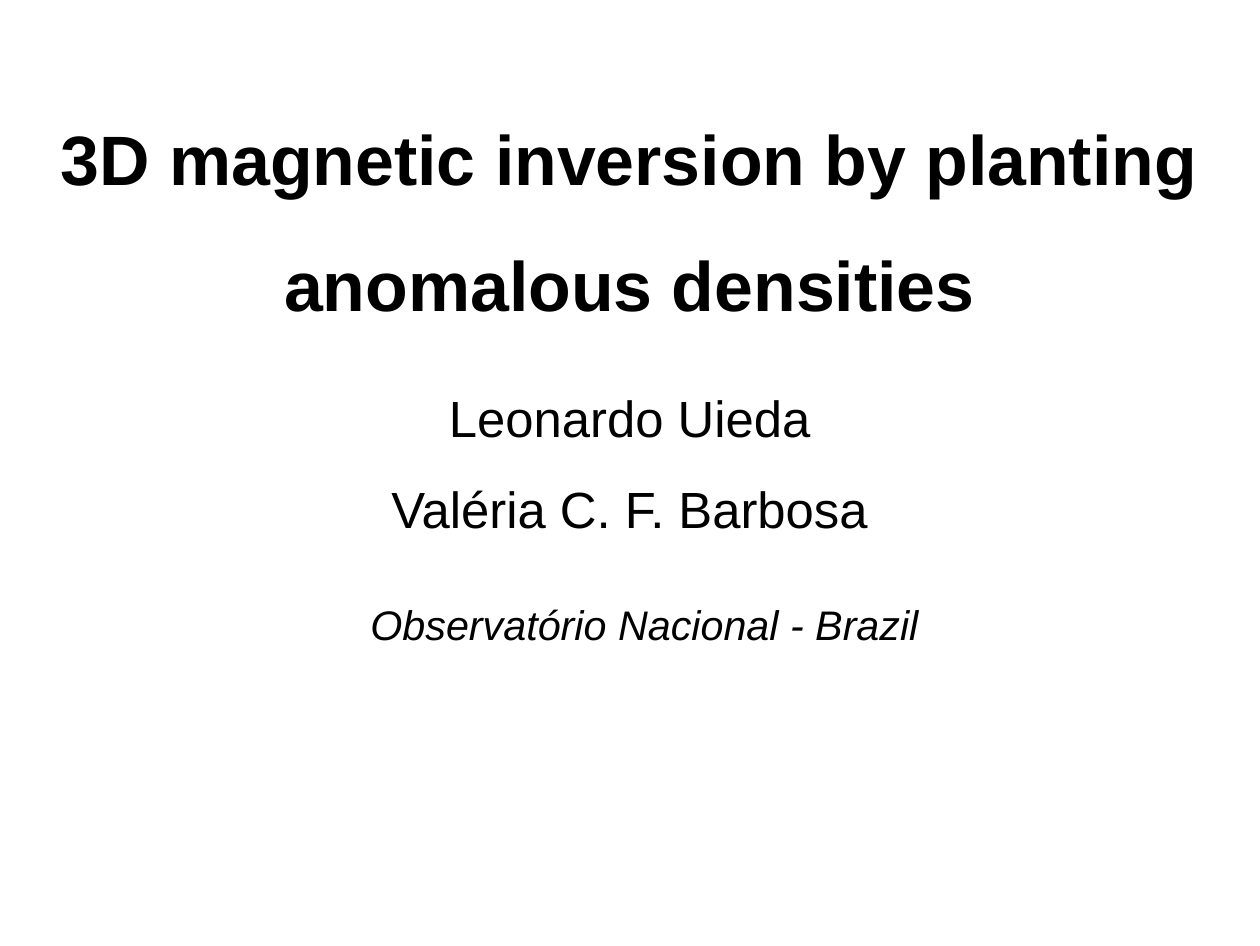
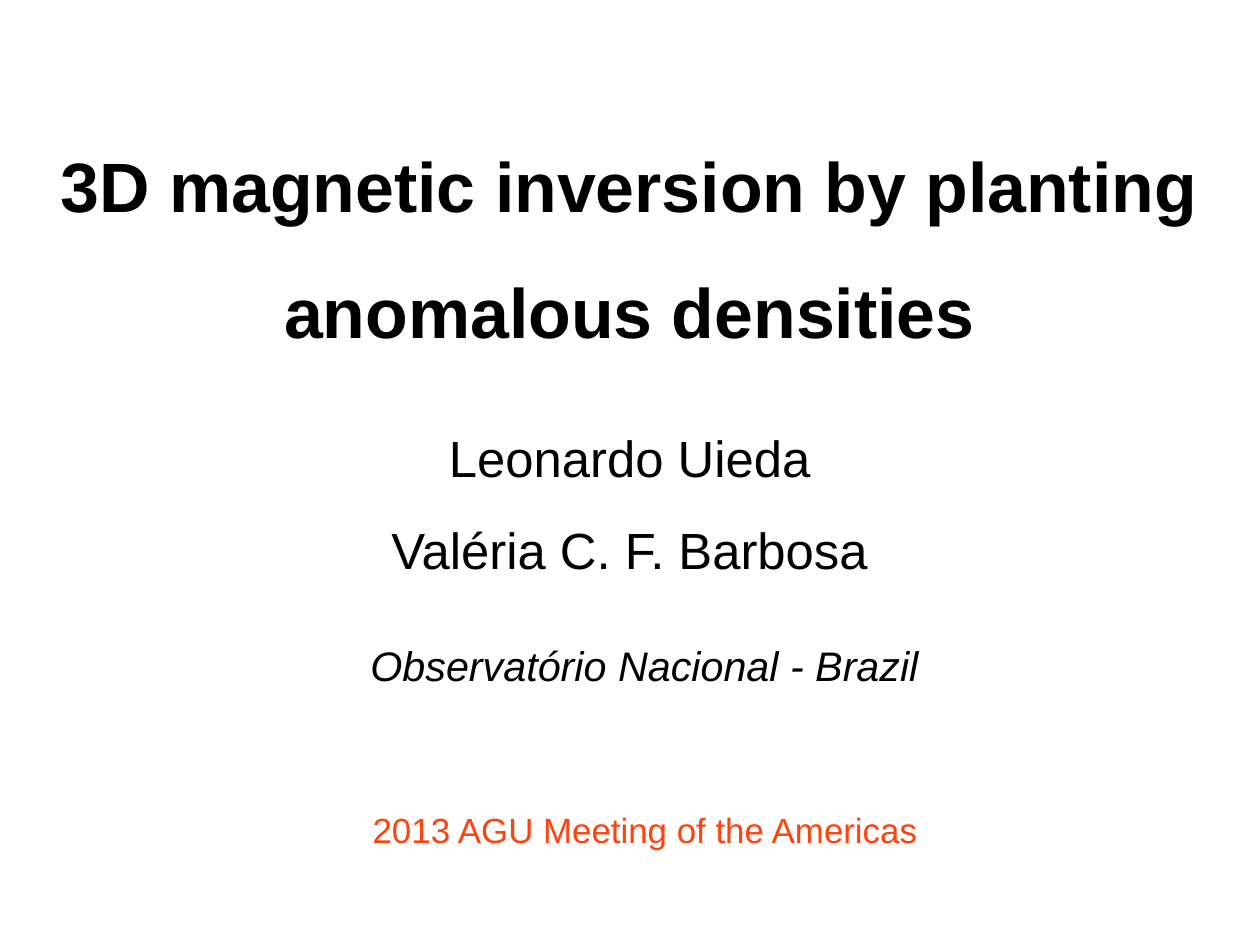
Before and after one commit to leouieda/agu-cancun2013, a slide deck: slide 1 of presentation/uieda_oliveirajr_barbosa.odp. Drawn at 1260x946 pixels with LibreOffice and Linux fonts; fonts in the diff are those of the drawing. Boxes give left, top, right and bottom in pixels: in the first picture for what was removed or moved away, otherwise in the second. Text is boxed around its words. In the diff, an @@ line names an element or a change of style, - is before the commit and + after.

```diff
--- a/presentation/uieda_oliveirajr_barbosa.odp
+++ b/presentation/uieda_oliveirajr_barbosa.odp
@@ title "3D magnetic inversion by planting ...": place and size @@
-title "3D magnetic inversion by planting ..." at (61,134,1197,312)
+title "3D magnetic inversion by planting ..." at (61,161,1197,339)
@@ subtitle "Leonardo Uieda": place and size @@
-subtitle "Leonardo Uieda" at (391,400,867,529)
+subtitle "Leonardo Uieda" at (391,440,867,570)
@@ text "Observatório Nacional - Brazil": place and size @@
-text "Observatório Nacional - Brazil" at (370,609,918,641)
+text "Observatório Nacional - Brazil" at (370,650,918,682)
@@ text added at (373,817,917,850), 22 pt, text #FF420E @@
+2013 AGU Meeting of the Americas
```
Also in this commit, not shown: 4 other slides changed, 31 slides added, 2 slides removed.
